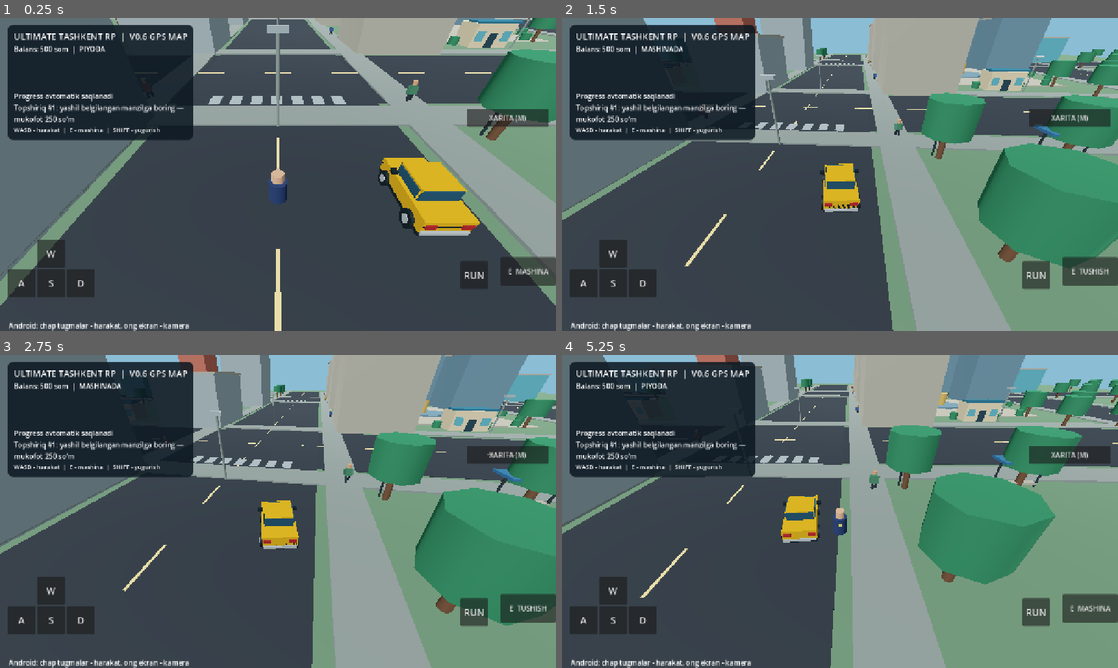
Above: before the commit, frames 1-4 (two rows, left to right).
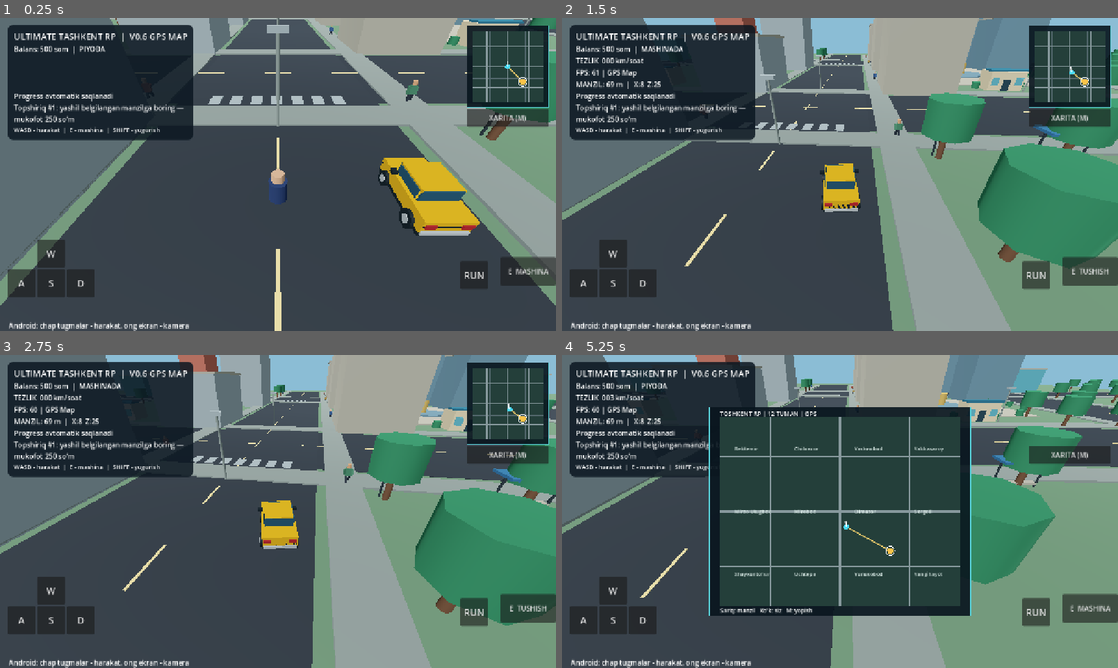
Above: after the commit, the same moments.

Repository: uzumseller500-bot/ultimate-tashkent-rp
Game: Godot game, scene res://scenes/main.tscn
Two runs of this game, one before a commit and one after it. Both use one fixed random seed, a clock stepped at 60 frames per second and the inputs below.
Inputs (mouse positions are in pixels of both pictures, inside the frame that each line leads up to):
- Up to frame 1 (0.25 s): no input
- Up to frame 2 (1.5 s): tap Enter at 0.5 s; move the mouse to (962, 158) at 0.52 s; hold D 0.53-1.25 s; tap E at 0.6 s; click (962, 158) at 0.67 s; drag from (728, 190) to (812, 237) at 1.27 s
- Up to frame 3 (2.75 s): move the mouse to (333, 442) at 2.02 s; hold D from 2.03 s (still down); hold Shift from 2.03 s (still down)
- Up to frame 4 (5.25 s): release D at 2.75 s; release Shift at 2.75 s; drag from (812, 574) to (673, 464) at 2.77 s; move the mouse to (1006, 558) at 3.52 s; hold A 3.53-4.25 s; tap M at 3.6 s; drag from (673, 464) to (756, 433) at 4.27 s; move the mouse to (867, 511) at 5.02 s; hold S from 5.03 s (still down); tap E at 5.1 s; click (867, 511) at 5.17 s

The runs differ from the first frame. In frame 1, 3.7% of the frame differs, in the area x 84-99%, y 2-29%; in frame 2, 4.2%; in frame 3, 4.3%; in frame 4, 23%, in the area x 2-74%, y 12-84%.
Error before the commit: Parse Error: Cannot infer the type of "x" variable because the value doesn't have a set type. (res://scripts/city_map.gd:46)

Commit message:
Fix Godot map coordinate type inference found by smoke test

Diff:
--- a/scripts/city_map.gd
+++ b/scripts/city_map.gd
@@ -37,14 +37,14 @@
 	var dimensions := area.size
 	# Stylized district sectors; geographic accuracy is not claimed.
 	for i in range(1,4):
-		var x := origin.x+dimensions.x*float(i)/4.0
-		var y := origin.y+dimensions.y*float(i)/3.0
+		var x: float = origin.x+dimensions.x*float(i)/4.0
+		var y: float = origin.y+dimensions.y*float(i)/3.0
 		draw_line(Vector2(x,origin.y),Vector2(x,origin.y+dimensions.y),Color("52676c"),1.0)
 		if i < 3:
 			draw_line(Vector2(origin.x,y),Vector2(origin.x+dimensions.x,y),Color("52676c"),1.0)
 	for road in [-90.0,0.0,90.0]:
-		var x := origin.x+(road+MAP_EXTENT)/(MAP_EXTENT*2.0)*dimensions.x
-		var y := origin.y+(road+MAP_EXTENT)/(MAP_EXTENT*2.0)*dimensions.y
+		var x: float = origin.x+(road+MAP_EXTENT)/(MAP_EXTENT*2.0)*dimensions.x
+		var y: float = origin.y+(road+MAP_EXTENT)/(MAP_EXTENT*2.0)*dimensions.y
 		draw_line(Vector2(x,origin.y),Vector2(x,origin.y+dimensions.y),Color("87999d"),3.0)
 		draw_line(Vector2(origin.x,y),Vector2(origin.x+dimensions.x,y),Color("87999d"),3.0)
 	if expanded:
